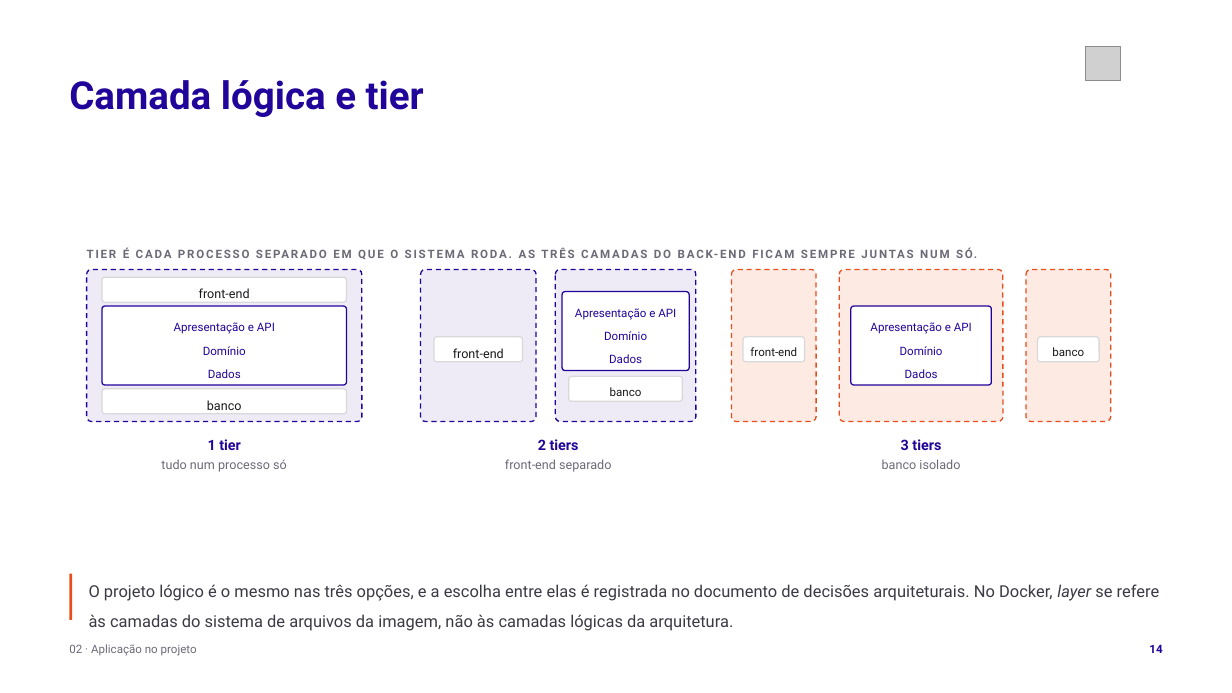
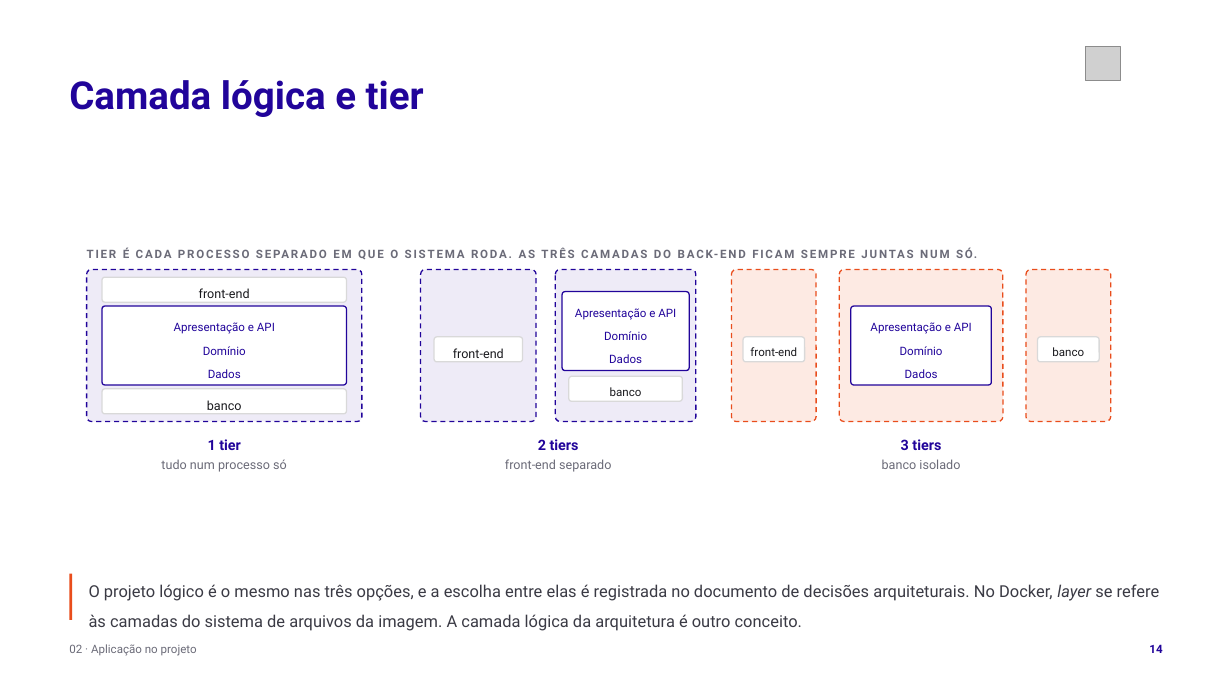
Before and after one commit to tcpassos/invite-app, a slide deck: slide 14 of trabalhos/T1-Docker-Invite-People.pptx. Drawn at 1232x693 pixels with LibreOffice and Linux fonts; fonts in the diff are those of the drawing; grey boxes stand for pictures. Boxes give left, top, right and bottom in pixels: in the first picture for what was removed or moved away, otherwise in the second. Text is boxed around its words. In the diff, an @@ line names an element or a change of style, - is before the commit and + after.

```diff
--- a/trabalhos/T1-Docker-Invite-People.pptx
+++ b/trabalhos/T1-Docker-Invite-People.pptx
@@ text at (x1=89, y1=584, x2=1160, y2=631): text changed @@
-O projeto lógico é o mesmo nas três opções, e a escolha entre elas é registrada no documento de decisões arquiteturais. No Docker, layer se refere às camadas do sistema de arquivos da imagem, não às camadas lógicas da arquitetura.
+O projeto lógico é o mesmo nas três opções, e a escolha entre elas é registrada no documento de decisões arquiteturais. No Docker, layer se refere às camadas do sistema de arquivos da imagem. A camada lógica da arquitetura é outro conceito.
```
Also in this commit, not shown: 9 other slides changed, 12 other files.
